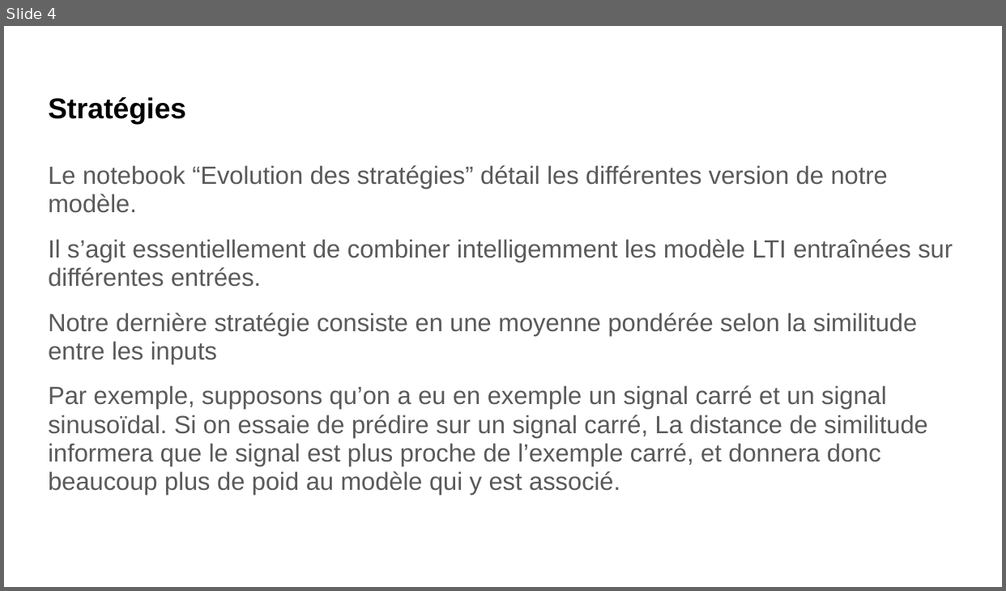
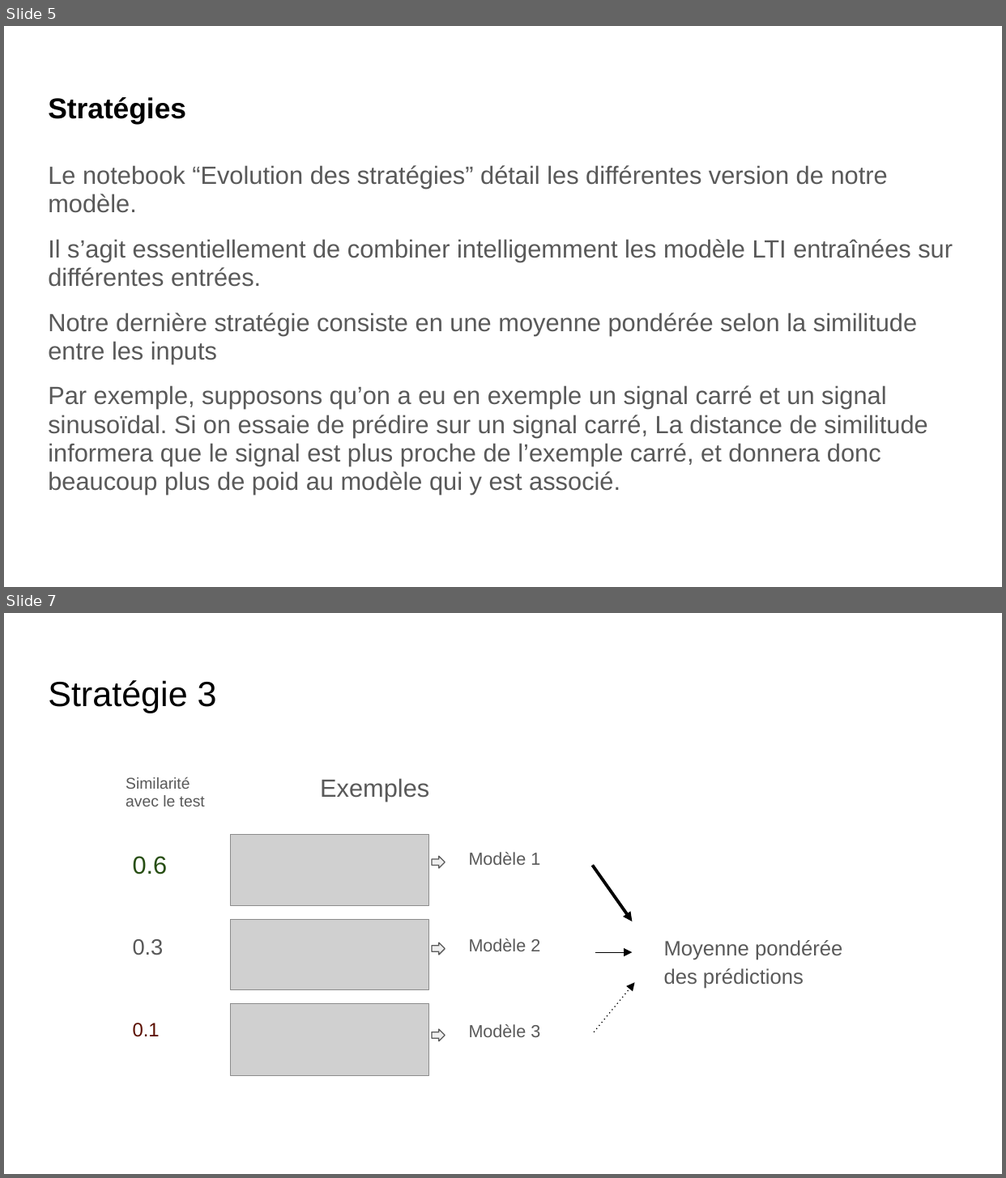
Before and after one commit to ArnaudGardille/AI4IA, a slide deck: AI4IA_phase1_python/méthodologie utilisée par l’équipe MIA pour le challenge AI4IA.pptx. Shown one above the other, each under a label of ours: slide 4 before the commit, slides 5 and 7 after it; the slides between them are not shown. The pictures are 1006x591 and 1006x1178 pixels, drawn with LibreOffice and Linux fonts; fonts in the diff are those of the drawing; grey boxes stand for pictures. Boxes give left, top, right and bottom in pixels: in the first picture for what was removed or moved away, otherwise in the second. Text is boxed around its words. In the diff, an @@ line names an element or a change of style, - is before the commit and + after.

```diff
--- a/AI4IA_phase1_python/méthodologie utilisée par l’équipe MIA pour le challenge AI4IA.pptx
+++ b/AI4IA_phase1_python/méthodologie utilisée par l’équipe MIA pour le challenge AI4IA.pptx
@@ slide 7 added at <box>4,613,1002,1174</box>, background #FFFFFF @@
@@ title added at <box>48,680,217,713</box>, 25.2 pt, text #000000 @@
+Stratégie 3
@@ text added at <box>126,777,205,807</box>, 11.2 pt, text #595959 @@
+Similarité avec le test
@@ text added at <box>320,778,429,801</box>, 18 pt, text #595959 @@
+Exemples
@@ picture added at <box>231,835,429,906</box> @@
@@ text added at <box>469,852,540,865</box>, 12.6 pt, text #595959 @@
+Modèle 1
@@ text added at <box>133,856,168,875</box>, 18 pt, text #274E13 @@
+0.6
@@ right arrow added at <box>431,857,444,868</box>, fill #EEEEEE, outline #595959 0.75 pt @@
@@ arrow added from (593, 866) to (632, 922), #000000 2.25 pt @@
@@ picture added at <box>231,919,429,990</box> @@
@@ text added at <box>133,939,164,956</box>, 16 pt, text #595959 @@
+0.3
@@ right arrow added at <box>431,943,444,956</box>, fill #EEEEEE, outline #595959 0.75 pt @@
@@ text added at <box>469,939,540,952</box>, 12.6 pt, text #595959 @@
+Modèle 2
@@ arrow added from (594, 952) to (632, 952), #000000 0.75 pt @@
@@ text added at <box>664,940,842,989</box>, 15 pt, text #595959 @@
+Moyenne pondérée des prédictions
@@ arrow added from (594, 1032) to (635, 982), #000000 0.75 pt dashed @@
@@ text added at <box>133,1023,160,1037</box>, 14 pt, text #5B0F00 @@
+0.1
@@ picture added at <box>231,1004,429,1076</box> @@
@@ text added at <box>469,1024,540,1037</box>, 12.6 pt, text #595959 @@
+Modèle 3
@@ right arrow added at <box>431,1029,444,1041</box>, fill #EEEEEE, outline #595959 0.75 pt @@
@@ what was slide 4 is now slide 5 @@
```
Also in this commit, not shown: 1 slide changed, 2 other slides added, 11 other files.
